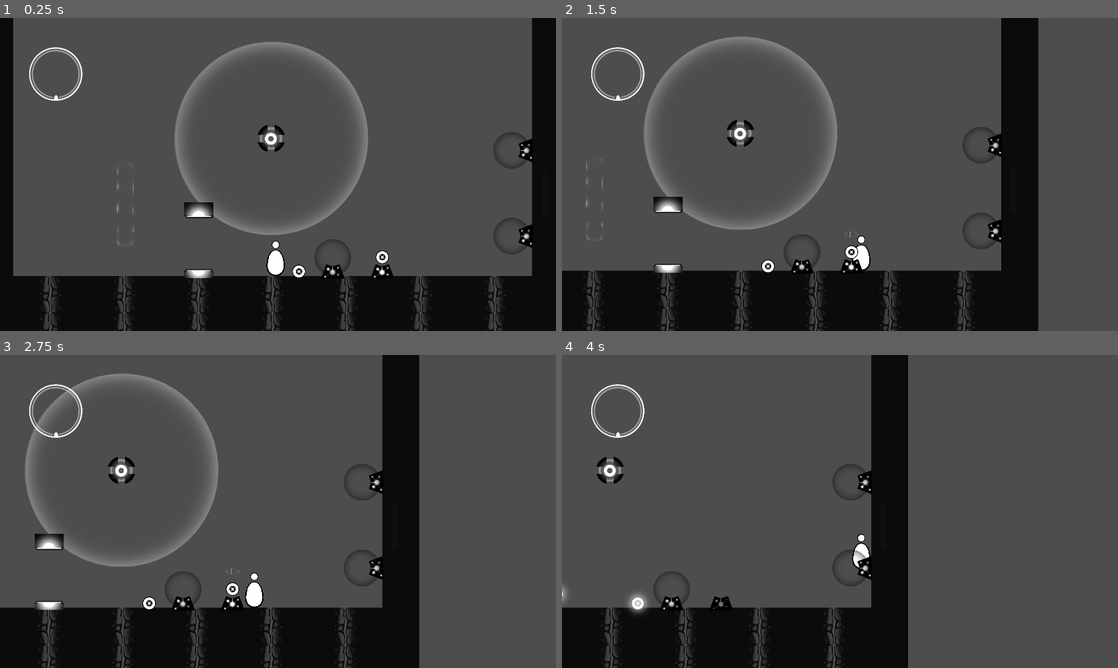
Above: before the commit, frames 1-4 (two rows, left to right).
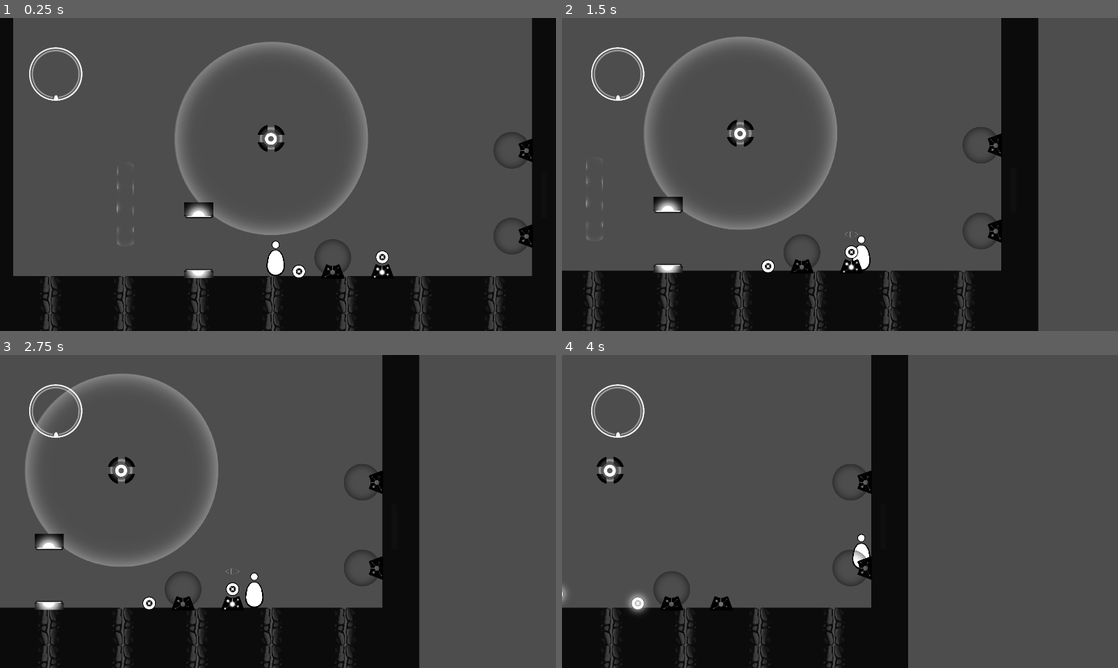
Above: after the commit, the same moments.

Repository: Lukko-Digital/upwell
Game: Godot game, scene res://src/levels/sandbox.tscn
Two runs of this game, one before a commit and one after it. Both use one fixed random seed, a clock stepped at 60 frames per second and the inputs below.
Inputs (mouse positions are in pixels of both pictures, inside the frame that each line leads up to):
- Up to frame 1 (0.25 s): no input
- Up to frame 2 (1.5 s): move the mouse to (962, 158) at 0.52 s; hold E (interact) 0.53-1.28 s; hold D (right) from 0.53 s (still down); click (962, 158) at 0.67 s; tap Space (jump) at 0.77 s; move the mouse to (728, 190) at 1.27 s; tap Shift (orbit) at 1.35 s
- Up to frame 3 (2.75 s): tap Space (jump) at 1.52 s; move the mouse to (333, 442) at 2.02 s; release D (right) at 2.03 s; press the mouse at (333, 442) at 2.03 s; hold A (left) from 2.03 s (still down)
- Up to frame 4 (4 s): move the mouse to (812, 574) at 2.77 s; release A (left) at 2.78 s; release the mouse at (812, 574) at 2.78 s; hold D (right) from 2.78 s (still down); tap E (interact) at 2.85 s; click (812, 574) at 2.92 s; tap Space (jump) at 3.02, 3.77 s; move the mouse to (1006, 558) at 3.52 s; hold Shift (orbit) from 3.53 s (still down)

The runs differ from the first frame. In frame 1, 0.1% of the frame differs, in the area x 58-96%, y 40-84%; in frame 2, 0.1%; in frame 3, 0.1%; in frame 4, 0.1%.

Commit message:
holder starts dim when no clicker

Diff:
--- a/src/holder/clicker_holder.gd
+++ b/src/holder/clicker_holder.gd
@@ -50,6 +50,8 @@
 		instance.home_holder = self
 		get_parent().add_child.call_deferred(instance)
 		owned_clicker = instance
+	else:
+		owned_clicker = null
 
 	catcher_field.visible = is_catcher
 
